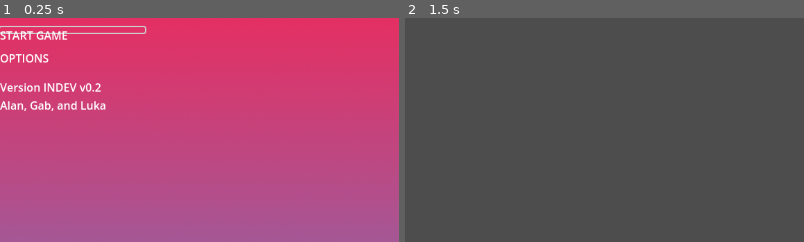
Above: before the commit, frames 1-2 (left to right).
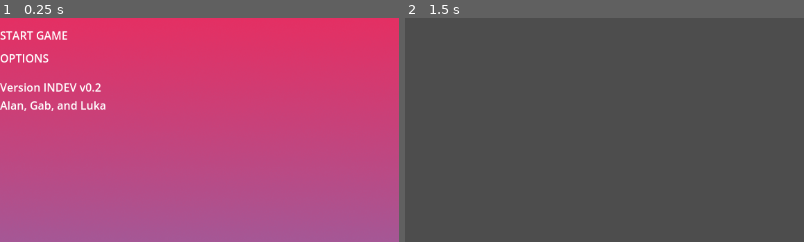
Above: after the commit, the same moments.

Repository: ggkkaa/Pirate-Jam
Game: Godot game, scene res://Menu/Main Menu.tscn
Two runs of this game, one before a commit and one after it. Both use one fixed random seed, a clock stepped at 60 frames per second and the inputs below.
Inputs:
- Up to frame 1 (0.25 s): no input
- Up to frame 2 (1.5 s): click "Start game" at 0.5 s
The pictures show only the part of the screen within x 0-50%, y 27-76%; the shares and areas given below are measured in that part.

The runs differ from the first frame. In frame 1, 0.5% of the frame differs, in the area x 0-37%, y 3-8%; in frame 2, nothing differs.

Commit message:
Removed Outline on Button

Diff:
--- a/Menu/Main Menu.tscn
+++ b/Menu/Main Menu.tscn
@@ -7,6 +7,10 @@
 [ext_resource type="PackedScene" path="res://fade_in/FadeIn.tscn" id="6"]
 [ext_resource type="Script" path="res://Menu/title_screen.gd" id="8"]
 [ext_resource type="PackedScene" path="res://Menu/UISound.tscn" id="9"]
+
+[sub_resource type="StyleBoxEmpty" id="StyleBoxEmpty_wbh4d"]
+
+[sub_resource type="StyleBoxEmpty" id="StyleBoxEmpty_s6uua"]
 
 [node name="Title Screen" type="Control"]
 layout_mode = 3
@@ -43,10 +47,12 @@
 
 [node name="Start Game" parent="Menu/CenterRow/Buttons" instance=ExtResource("1")]
 layout_mode = 2
+theme_override_styles/focus = SubResource("StyleBoxEmpty_wbh4d")
 scene_to_load = "res://Scenes/House.tscn"
 
 [node name="OptionsButton" parent="Menu/CenterRow/Buttons" instance=ExtResource("4")]
 layout_mode = 2
+theme_override_styles/focus = SubResource("StyleBoxEmpty_s6uua")
 
 [node name="CenterContainer" type="CenterContainer" parent="Menu/CenterRow"]
 layout_mode = 2
Not shown: 1 places in Menu/Main Menu.tscn that only renumber resources
